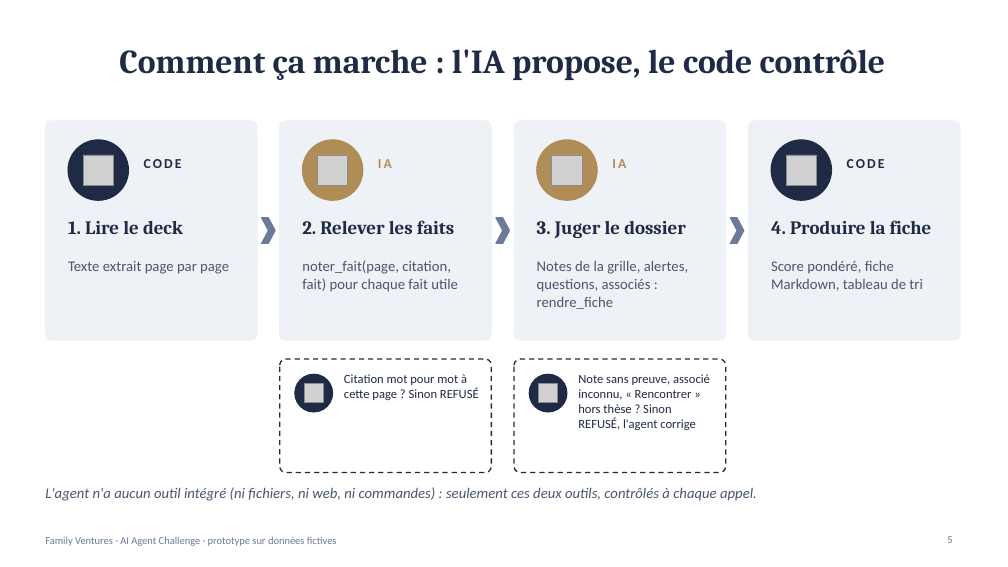
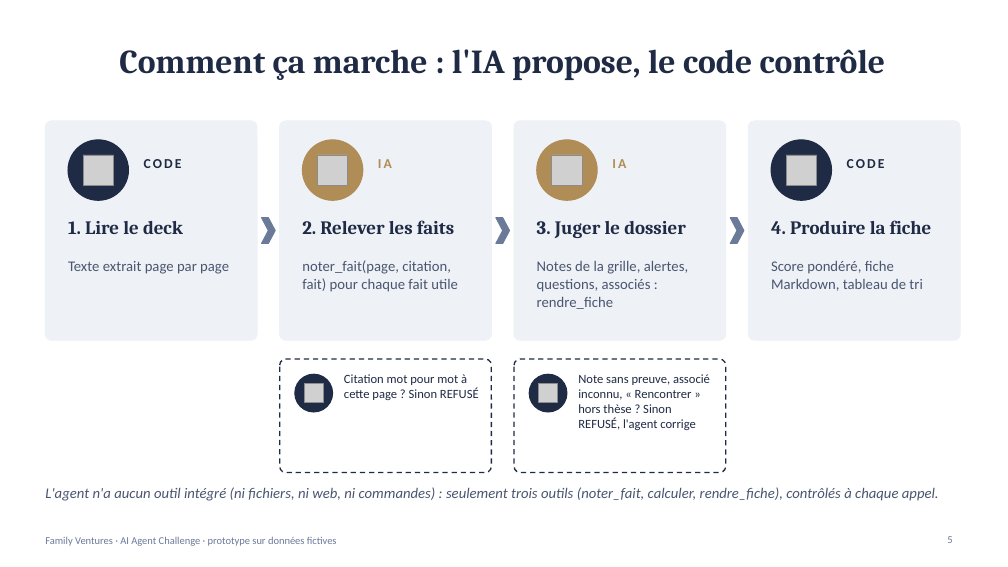
Before and after one commit to karimaitb01/family-ventures-agent, a slide deck: slide 5 of presentation/Family_Ventures_agent_de_tri.pptx. Drawn at 1008x567 pixels with LibreOffice and Linux fonts; fonts in the diff are those of the drawing; grey boxes stand for pictures. Boxes give left, top, right and bottom in pixels: in the first picture for what was removed or moved away, otherwise in the second. Text is boxed around its words. In the diff, an @@ line names an element or a change of style, - is before the commit and + after.

```diff
--- a/presentation/Family_Ventures_agent_de_tri.pptx
+++ b/presentation/Family_Ventures_agent_de_tri.pptx
@@ text at box(45, 487, 939, 501): text changed @@
-L'agent n'a aucun outil intégré (ni fichiers, ni web, ni commandes) : seulement ces deux outils, contrôlés à chaque appel.
+L'agent n'a aucun outil intégré (ni fichiers, ni web, ni commandes) : seulement trois outils (noter_fait, calculer, rendre_fiche), contrôlés à chaque appel.
```
Also in this commit, not shown: 4 other slides changed, 22 other files.
